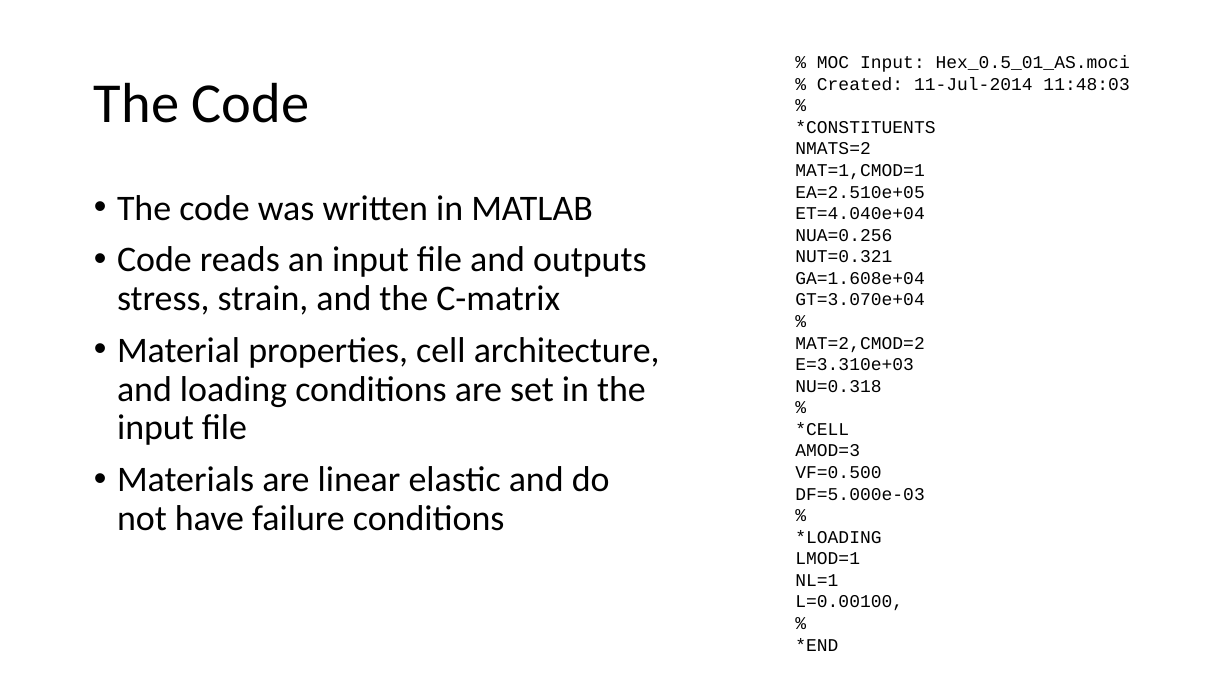
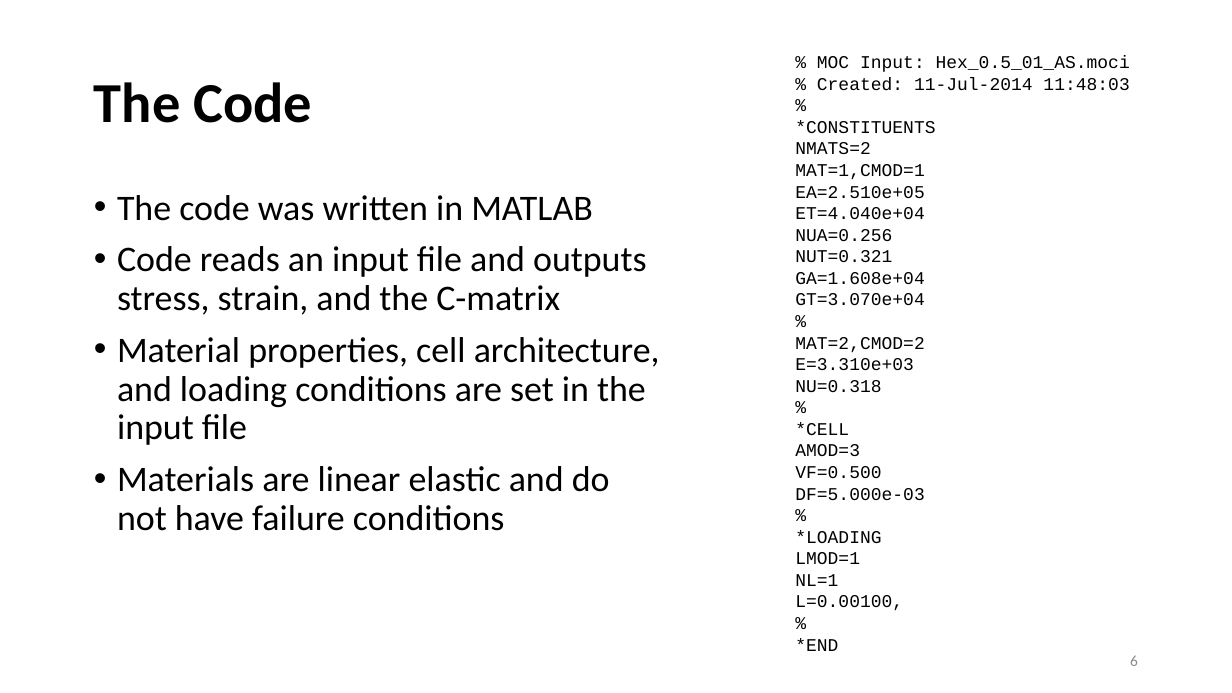
Before and after one commit to nahernz/Method_of_Cells, a slide deck: slide 6 of Generalized Method of Cells (08-01-2014).pptx (slide 4 before the commit). Drawn at 1232x693 pixels with LibreOffice and Linux fonts; fonts in the diff are those of the drawing. Boxes give left, top, right and bottom in pixels: in the first picture for what was removed or moved away, otherwise in the second. Text is boxed around its words. In the diff, an @@ line names an element or a change of style, - is before the commit and + after.

```diff
--- a/Generalized Method of Cells (08-01-2014).pptx
+++ b/Generalized Method of Cells (08-01-2014).pptx
@@ title "The Code" at (94,82,312,123): bold on @@
@@ page number added at (1130,655,1138,666), 12 pt, text #8C8C8C @@
+6
```
Also in this commit, not shown: 5 other slides changed, 3 slides added, 1 slide removed.
